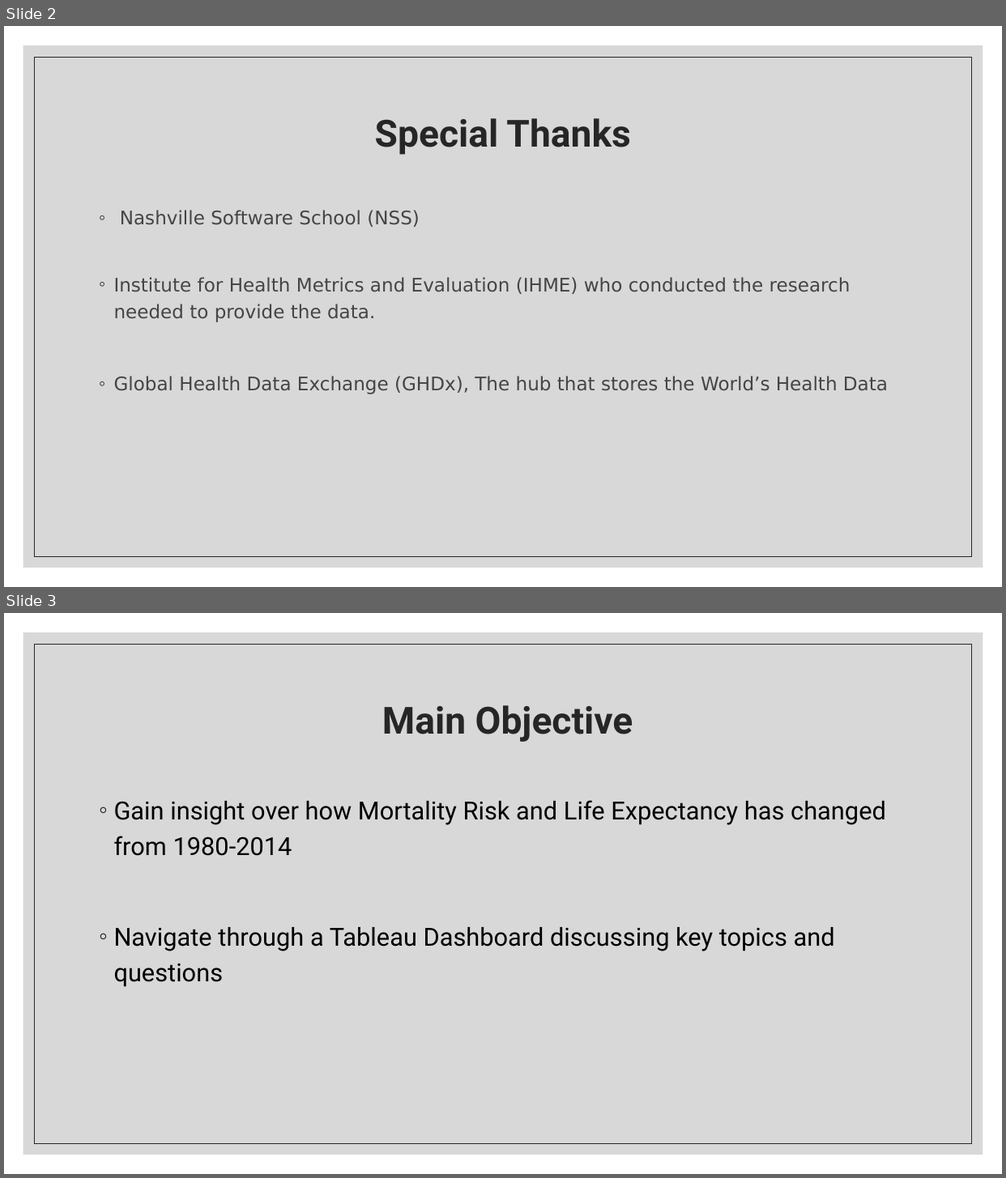
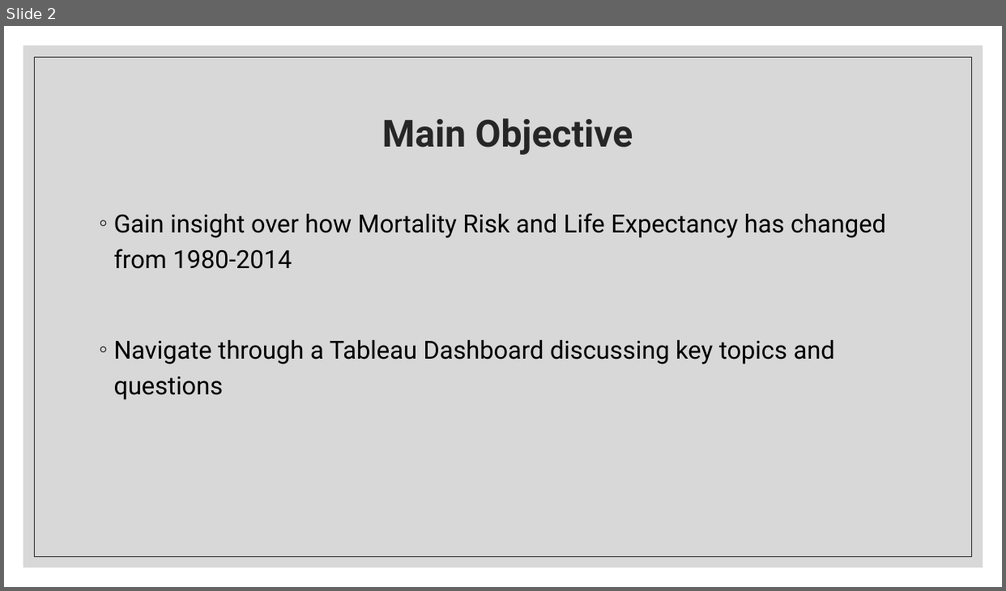
Before and after one commit to Dlstark/Mortality_Rates, a slide deck: Capstone intro slides.pptx. Shown one above the other, each under a label of ours: slides 2 and 3 before the commit, slide 2 after it. The pictures are 1006x1178 and 1006x591 pixels, drawn with LibreOffice and Linux fonts; fonts in the diff are those of the drawing. Boxes give left, top, right and bottom in pixels: in the first picture for what was removed or moved away, otherwise in the second. Text is boxed around its words. In the diff, an @@ line names an element or a change of style, - is before the commit and + after.

```diff
--- a/Capstone intro slides.pptx
+++ b/Capstone intro slides.pptx
@@ slide 2 removed at box(4, 26, 1002, 587), background #FFFFFF; not listed: 2 template elements that a slide beside it also shows @@
@@ title removed at box(375, 118, 630, 155) @@
-Special Thanks
@@ text removed at box(114, 210, 888, 395) @@
-◦ Nashville Software School (NSS)
-◦ Institute for Health Metrics and Evaluation (IHME) who conducted the research needed to provide the data.
-◦ Global Health Data Exchange (GHDx), The hub that stores the World’s Health Data
@@ what was slide 3 is now slide 2 @@
```
Also in this commit, not shown: 1 slide changed, 6 other files.
